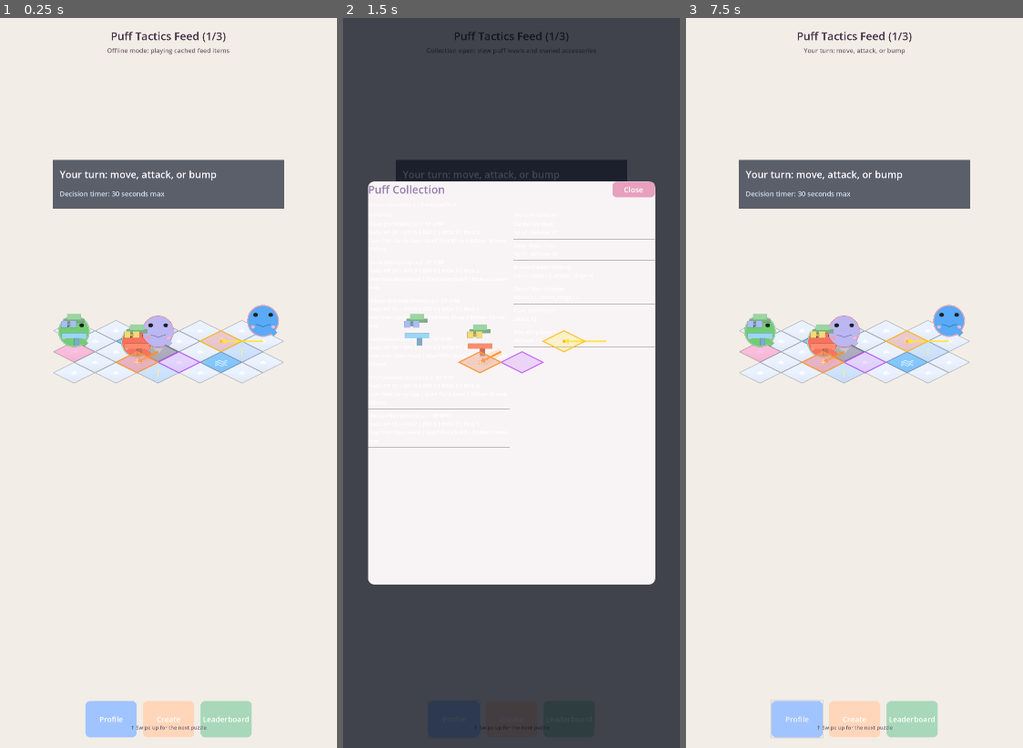
Above: before the commit, frames 1-3 (left to right).
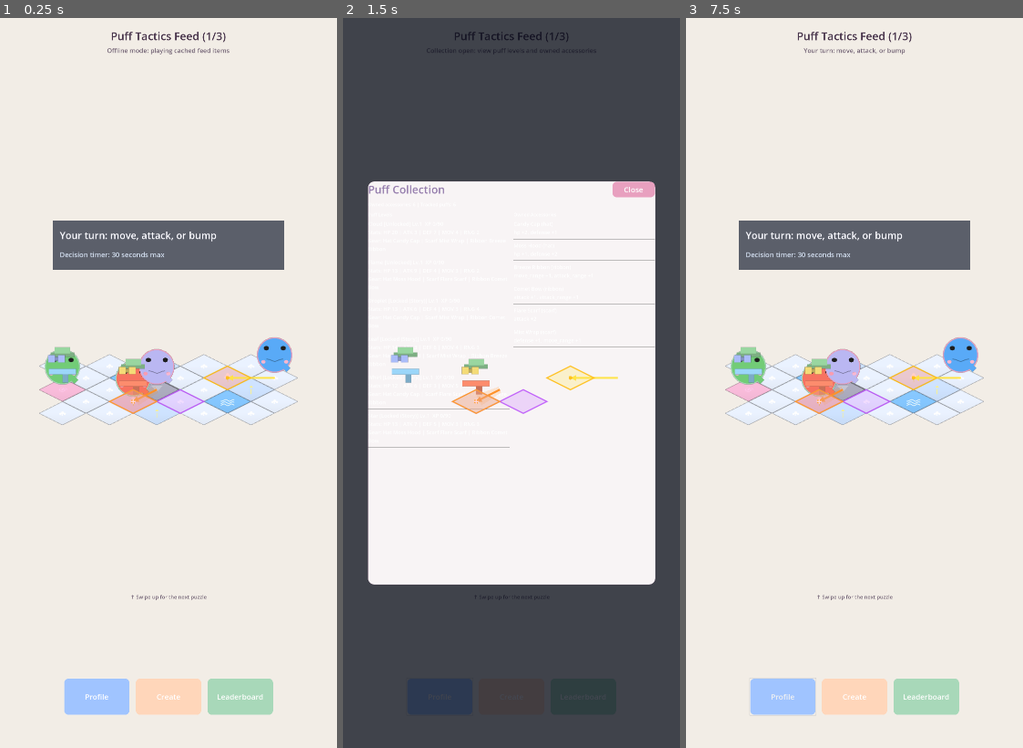
Above: after the commit, the same moments.

Repository: fivestar1103/puff-tactics
Game: Godot game, scene res://src/scenes/feed/FeedMain.tscn
Same seed, same stepped clock (60 frames per second), same inputs: the game is played once before the commit and once after it.
Inputs (mouse positions are in pixels of both pictures, inside the frame that each line leads up to):
- Up to frame 1 (0.25 s): no input
- Up to frame 2 (1.5 s): click "Profile" at 0.5 s; click "Create" at 1.25 s
- Up to frame 3 (7.5 s): click "Leaderboard" at 2 s; click "Profile" at 2.75 s; click "Create" at 3.5 s; click "Leaderboard" at 4.25 s; click "Profile" at 5 s; click "Create" at 5.75 s; click "Leaderboard" at 6.5 s; tap Enter at 7.25 s; move the mouse to (928, 346) at 7.27 s; click (928, 346) at 7.42 s

The runs differ from the first frame. In frame 1, 20% of the frame differs, in the area x 11-89%, y 19-99%; in frame 2, 4.1%; in frame 3, 20%.
Error in both runs: Invalid assignment of property or key 'horizontal_alignment' with value of type 'int' on a base object of type 'null instance'. (res://src/scripts/ui/battle_hu…

Commit message:
feat(US-033): Visual QA verification pass

Diff:
--- a/ralph/prd.json
+++ b/ralph/prd.json
@@ -648,7 +648,7 @@
       ],
       "priority": 33,
       "passes": false,
-      "notes": "",
+      "notes": "Performed a visual QA hardening pass focused on feed card balance and readability: updated `src/scripts/feed/feed_item.gd` layout constants (`SNAPSHOT_SCALE` 1.14 -> 1.28, `STATUS_PANEL_LOCAL_Y` -420 -> -310, `SCORE_PANEL_LOCAL_Y` 220 -> 300), and updated `src/scripts/feed/feed_main.gd` to rebalance card placement (`SNAPSHOT_Y_RATIO` 0.36 -> 0.40) plus add `_layout_hud_overlays()` so FAB row and swipe hint are positioned proportionally by viewport instead of fixed offsets. This reduces dead space and keeps battle content, swipe hint, and FAB controls distributed more cleanly in portrait feed view. Required screenshot verification is still blocked in this sandbox: `bash ralph/take_screenshot.sh` fails due unavailable X11/Wayland display drivers (and crashes without writable user logs unless `HOME=/tmp` is set), so final visual pass criteria remain pending.",
       "dependsOn": [
         "US-031",
         "US-032"
--- a/src/scripts/feed/feed_item.gd
+++ b/src/scripts/feed/feed_item.gd
@@ -18,12 +18,12 @@
 const SCORE_PHASE_SECONDS: float = 2.0
 const SCORE_REVEAL_DURATION: float = 1.1
 
-const SNAPSHOT_SCALE: Vector2 = Vector2(1.14, 1.14)
+const SNAPSHOT_SCALE: Vector2 = Vector2(1.28, 1.28)
 const SNAPSHOT_BOUNDS_FALLBACK_SIZE: Vector2 = Vector2(640.0, 320.0)
 const STATUS_PANEL_SIZE: Vector2 = Vector2(804.0, 170.0)
-const STATUS_PANEL_LOCAL_Y: float = -420.0
+const STATUS_PANEL_LOCAL_Y: float = -310.0
 const SCORE_PANEL_SIZE: Vector2 = Vector2(804.0, 320.0)
-const SCORE_PANEL_LOCAL_Y: float = 220.0
+const SCORE_PANEL_LOCAL_Y: float = 300.0
 const DEFAULT_TARGET_SCORE: int = 230
 const MOMENT_FEED_ITEM_PREFIX: String = "moment_"
 
--- a/src/scripts/feed/feed_main.gd
+++ b/src/scripts/feed/feed_main.gd
@@ -9,7 +9,15 @@
 
 const SNAP_DURATION: float = 0.28
 const SWIPE_THRESHOLD_PX: float = 120.0
-const SNAPSHOT_Y_RATIO: float = 0.36
+const SNAPSHOT_Y_RATIO: float = 0.40
+const FAB_ROW_HALF_WIDTH: float = 364.0
+const FAB_ROW_HEIGHT: float = 128.0
+const FAB_ROW_BOTTOM_MARGIN_RATIO: float = 0.045
+const FAB_ROW_BOTTOM_MARGIN_MIN: float = 82.0
+const SWIPE_HINT_WIDTH: float = 520.0
+const SWIPE_HINT_HEIGHT: float = 42.0
+const SWIPE_HINT_GAP_RATIO: float = 0.10
+const SWIPE_HINT_GAP_MIN: float = 120.0
 const FEED_BATCH_SIZE: int = 50
 const MIN_PLAYER_PUFFS_PER_SNAPSHOT: int = 2
 const MIN_ENEMY_PUFFS_PER_SNAPSHOT: int = 2
@@ -252,6 +260,7 @@
 	_connect_fab_actions()
 	_style_header_labels()
 	_style_fab_buttons()
+	_layout_hud_overlays()
 	_layout_feed_items()
 	_set_active_item(0, false)
 	call_deferred("_fetch_next_batch_in_background")
@@ -259,6 +268,7 @@
 
 func _notification(what: int) -> void:
 	if what == NOTIFICATION_RESIZED and is_node_ready():
+		_layout_hud_overlays()
 		_layout_feed_items()
 		_snap_to_active_item(false)
 
@@ -749,6 +759,36 @@
 		)
 
 
+func _layout_hud_overlays() -> void:
+	var viewport_size: Vector2 = get_viewport_rect().size
+	var bottom_margin: float = maxf(FAB_ROW_BOTTOM_MARGIN_MIN, viewport_size.y * FAB_ROW_BOTTOM_MARGIN_RATIO)
+	var fab_bottom: float = -bottom_margin
+	var fab_top: float = fab_bottom - FAB_ROW_HEIGHT
+
+	profile_button.custom_minimum_size = Vector2(180.0, 76.0)
+	create_button.custom_minimum_size = Vector2(180.0, 76.0)
+	leaderboard_button.custom_minimum_size = Vector2(180.0, 76.0)
+
+	profile_button.size_flags_horizontal = Control.SIZE_EXPAND_FILL
+	create_button.size_flags_horizontal = Control.SIZE_EXPAND_FILL
+	leaderboard_button.size_flags_horizontal = Control.SIZE_EXPAND_FILL
+
+	var fab_row: HBoxContainer = profile_button.get_parent() as HBoxContainer
+	if fab_row == null:
+		return
+	fab_row.offset_left = -FAB_ROW_HALF_WIDTH
+	fab_row.offset_right = FAB_ROW_HALF_WIDTH
+	fab_row.offset_top = fab_top
+	fab_row.offset_bottom = fab_bottom
+
+	var swipe_gap: float = maxf(SWIPE_HINT_GAP_MIN, viewport_size.y * SWIPE_HINT_GAP_RATIO)
+	var swipe_bottom: float = fab_top - swipe_gap
+	swipe_hint_label.offset_left = -SWIPE_HINT_WIDTH * 0.5
+	swipe_hint_label.offset_right = SWIPE_HINT_WIDTH * 0.5
+	swipe_hint_label.offset_top = swipe_bottom - SWIPE_HINT_HEIGHT
+	swipe_hint_label.offset_bottom = swipe_bottom
+
+
 func _sync_feed_item_activation() -> void:
 	for item_index in _feed_items.size():
 		var feed_item: Node2D = _feed_items[item_index]
Not shown, changed: progress.txt
Not shown, changed: AGENTS.md
